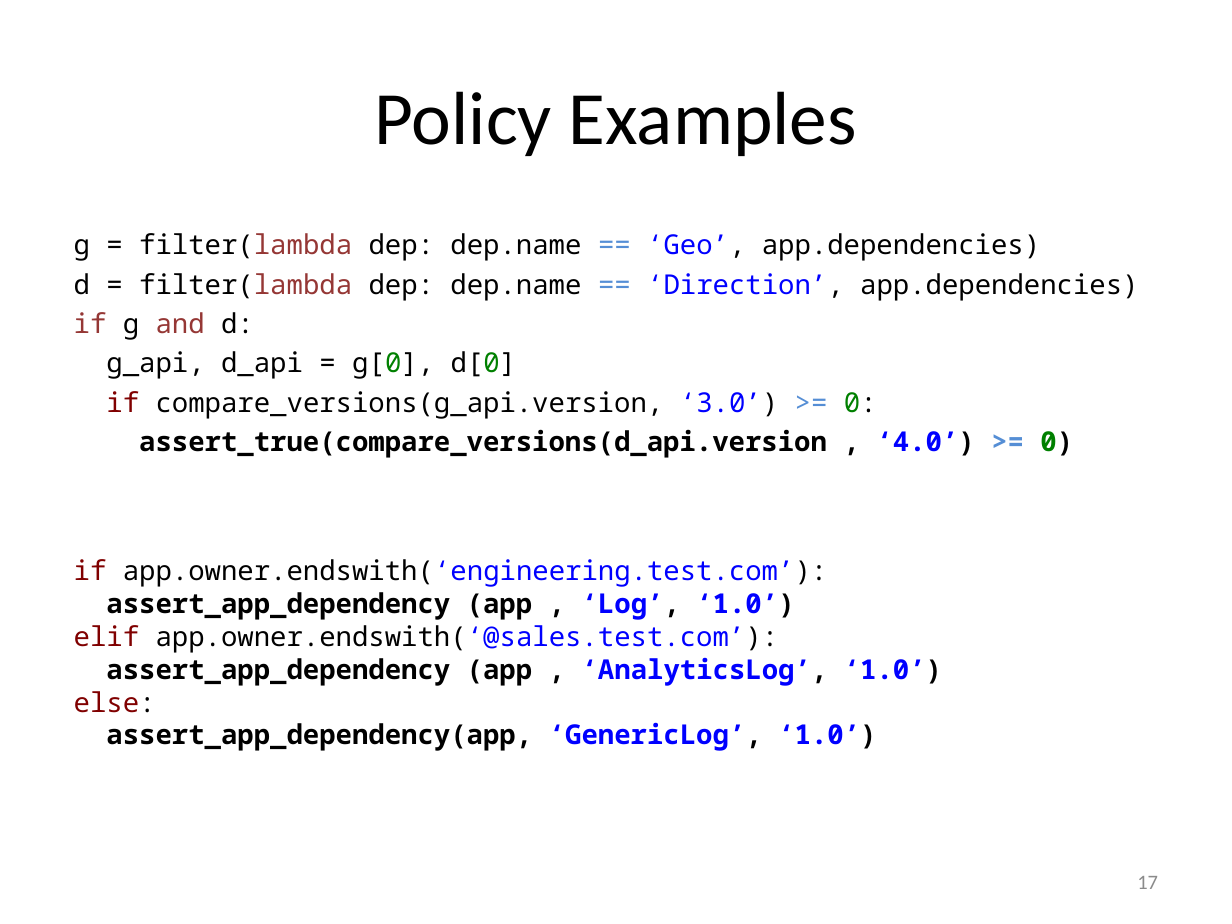
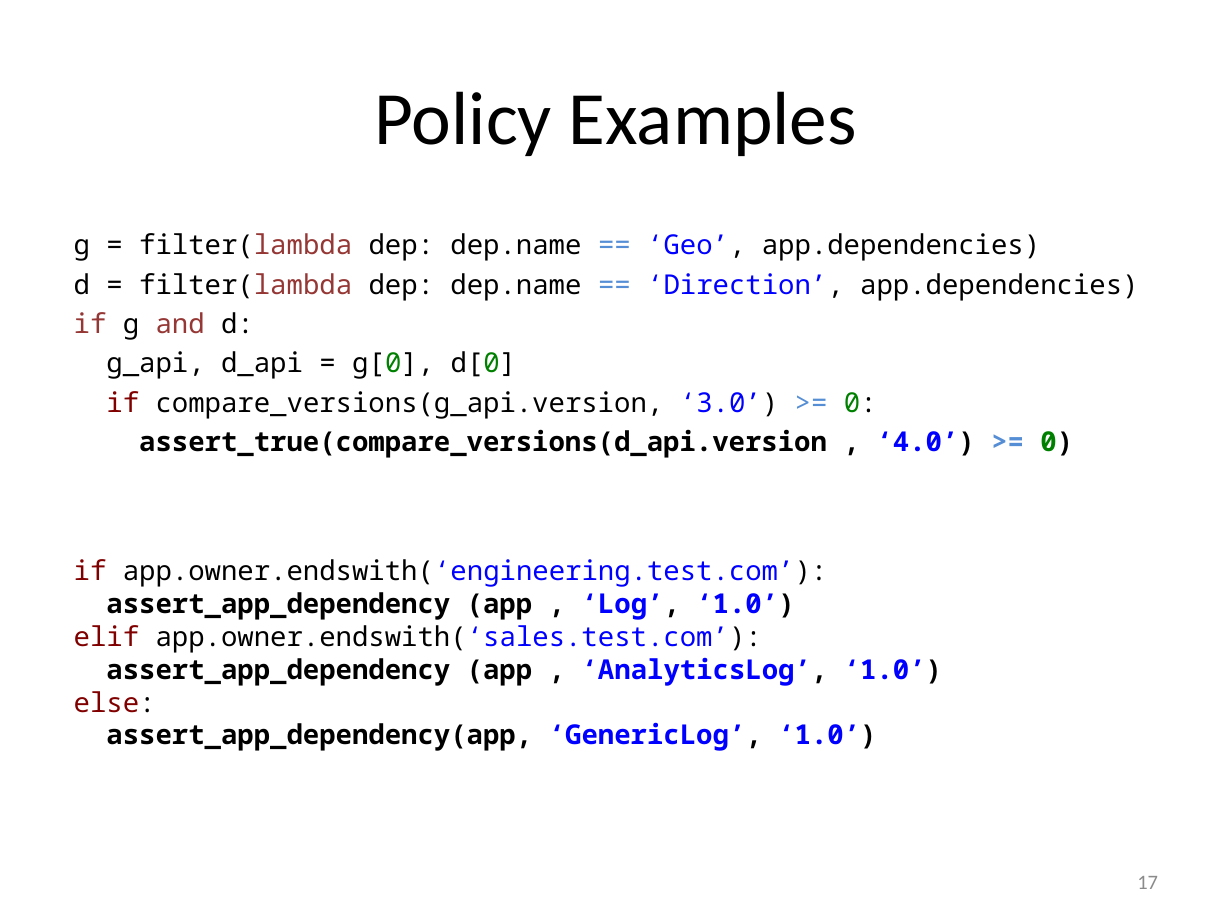
Before and after one commit to Dithn/eager-appscale, a slide deck: slide 17 of Eager/paper/dissertation/dissertation.pptx. Drawn at 1232x924 pixels with LibreOffice and Linux fonts; fonts in the diff are those of the drawing. Boxes give left, top, right and bottom in pixels: in the first picture for what was removed or moved away, otherwise in the second. Text is boxed around its words. In the diff, an @@ line names an element or a change of style, - is before the commit and + after.

```diff
--- a/Eager/paper/dissertation/dissertation.pptx
+++ b/Eager/paper/dissertation/dissertation.pptx
@@ text at <box>74,625,942,686</box>: text changed @@
-elif app.owner.endswith(‘@sales.test.com’):
-assert_app_dependency (app , ‘AnalyticsLog’, ‘1.0’)
+elif app.owner.endswith(‘sales.test.com’):
+assert_app_dependency (app , ‘AnalyticsLog’, ‘1.0’)
```
Also in this commit, not shown: 8 other slides changed, 1 slide added, 2 other files.
